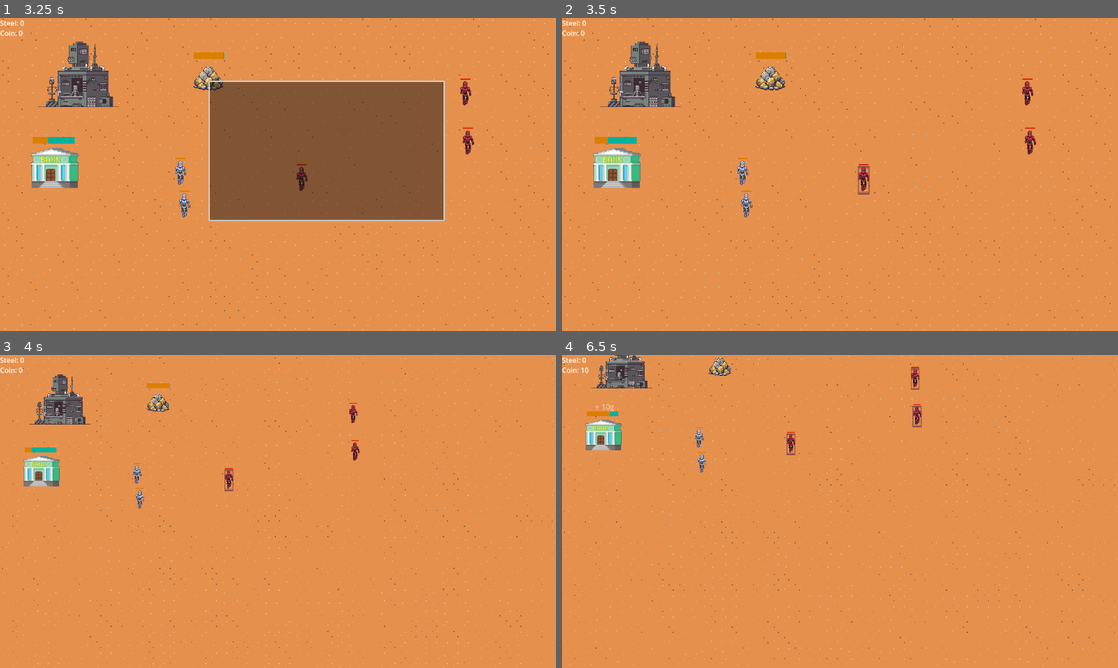
Above: before the commit, frames 1-4 (two rows, left to right).
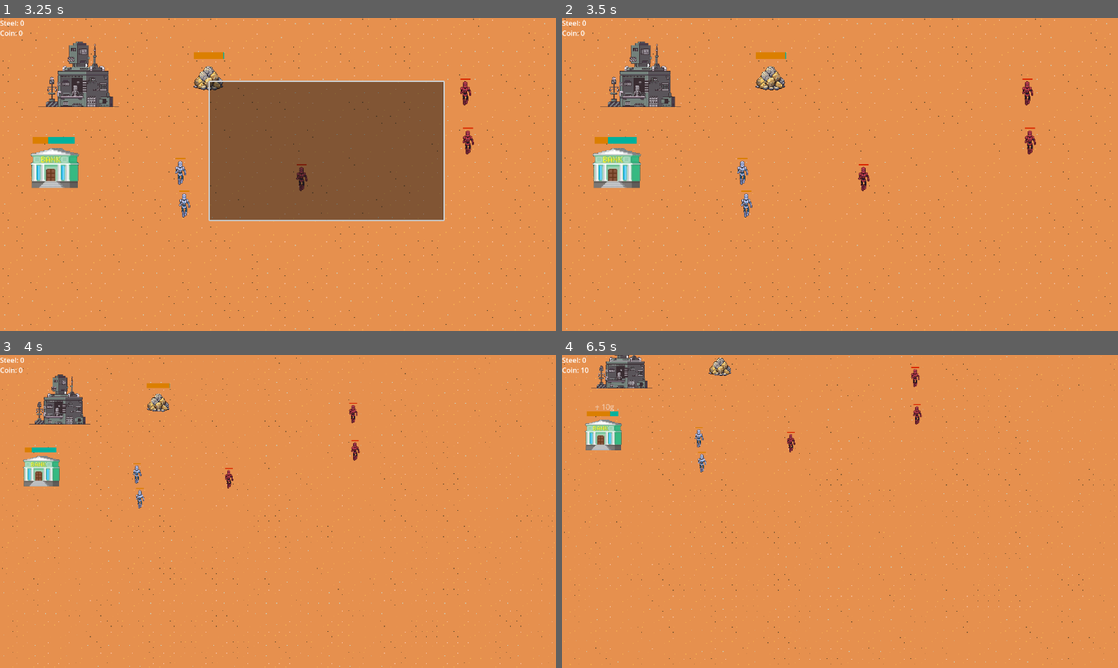
Above: after the commit, the same moments.

Repository: miicchhii/fhtw-sepj
Game: Godot game, scene res://scenes/world/world.tscn
The game is run twice, just before and just after one commit, with the same random seed, the same clock (stepped at 60 frames per second) and the same inputs.
Inputs (mouse positions are in pixels of both pictures, inside the frame that each line leads up to):
- Up to frame 1 (3.25 s): tap Enter at 0.5 s; drag from (77, 74) to (211, 80) at 0.52 s; click "Yes" at 1.25 s; click "No" at 2 s; tap Space at 2.75 s; drag from (444, 221) to (211, 80) at 2.77 s
- Up to frame 2 (3.5 s): no input
- Up to frame 3 (4 s): move the mouse to (111, 464) at 3.52 s; hold Left (ui_left) from 3.53 s (still down); tap Mouse wheel down (WheelDown) at 3.6 s
- Up to frame 4 (6.5 s): release Left (ui_left) at 4.25 s; tap Enter at 4.25 s; drag from (867, 511) to (673, 464) at 4.27 s; move the mouse to (756, 433) at 5.02 s; hold Down (ui_down) 5.03-5.75 s; hold 2 (policy_chase) 5.03-5.75 s; drag from (962, 495) to (717, 370) at 5.77 s

Frame 1 is identical in both runs. In frame 2, less than 0.1% of the frame differs, in the area x 53-56%, y 47-57%; in frame 3, less than 0.1%; in frame 4, 0.1%, in the area x 40-65%, y 4-32%.

Commit message:
Enemies attacking + selection fix
Changes:
- added possibility for enemies to attack friendly units (code could be refactored and written better)
- fixed a selection bug for when drawing the selection square over a previously killed enemy unit resulted in crashing

Diff:
--- a/game/scripts/core/Game.gd
+++ b/game/scripts/core/Game.gd
@@ -147,21 +147,35 @@
 
 func _on_area_selected(object):
 	var start = object.start
-	var end = object.end
-	var area = []
-	area.append(Vector2(min(start.x, end.x), min(start.y, end.y)))
-	area.append(Vector2(max(start.x, end.x), max(start.y, end.y)))
-	var ut = get_units_in_area(area)
-	for u in units:
-		u.set_selected(false)
+	var end   = object.end
+
+	var a0 = Vector2(min(start.x, end.x), min(start.y, end.y))
+	var a1 = Vector2(max(start.x, end.x), max(start.y, end.y))
+
+	var ut = get_units_in_area([a0, a1])   # your area query that reads from "ally"
+
+	# 1) Deselect all *live* allies
+	for u in get_tree().get_nodes_in_group("ally"):
+		if u != null and is_instance_valid(u) and u.has_method("set_selected"):
+			u.set_selected(false)
+
+	# 2) Select the ones inside the area
 	for u in ut:
-		u.set_selected(!u.selected)
+		if u != null and is_instance_valid(u) and u.has_method("set_selected"):
+			u.set_selected(true)   # or toggle if you prefer
 
 
-func get_units_in_area(area):
-	var u = []
-	for unit in units:
-		if unit.position.x > area[0].x and unit.position.x < area[1].x:
-			if unit.position.y > area[0].y and unit.position.y < area[1].y:
-				u.append(unit)
-	return u
+
+func get_units_in_area(area: Array) -> Array:
+	# area[0] and area[1] might be any corners; normalize first
+	var a0 := Vector2(min(area[0].x, area[1].x), min(area[0].y, area[1].y))
+	var a1 := Vector2(max(area[0].x, area[1].x), max(area[0].y, area[1].y))
+
+	var selected: Array = []
+	for unit in get_tree().get_nodes_in_group("ally"):
+		if unit == null or not is_instance_valid(unit):
+			continue
+		var p: Vector2 = unit.global_position
+		if p.x >= a0.x and p.x <= a1.x and p.y >= a0.y and p.y <= a1.y:
+			selected.append(unit)
+	return selected
--- a/game/scripts/units/RTSUnit.gd
+++ b/game/scripts/units/RTSUnit.gd
@@ -39,7 +39,8 @@
 		set_selected(selected)
 		# tint enemy red
 		modulate = Color(1.0, 0.314, 0.335, 1.0)   # light red shade
-	# keep the rest of your existing _ready() content
+	else:
+		add_to_group("ally")
 	_update_hp_bar()
 
 	set_selected(selected)
@@ -110,6 +111,29 @@
 						$AnimationPlayer.play("Attack") # ok if missing
 					_atk_cd = attack_cooldown
 
+		# --- Enemy units: attack ONLY when an ally is already in range ---
+	if is_enemy:
+		# clear invalid target
+		if attack_target and not is_instance_valid(attack_target):
+			attack_target = null
+
+		# acquire a target only if it's already inside attack_range
+		if attack_target == null:
+			attack_target = _pick_ally_in_range(attack_range)
+
+		if attack_target:
+			var d := position.distance_to(attack_target.global_position)
+			if d > attack_range:
+				attack_target = null             # do not chase
+			else:
+				_atk_cd -= delta
+				if _atk_cd <= 0.0:
+					if is_instance_valid(attack_target) and attack_target.has_method("apply_damage"):
+						attack_target.apply_damage(attack_damage)
+					if has_node("AnimationPlayer"):
+						$AnimationPlayer.play("Attack")
+					_atk_cd = attack_cooldown
+
 
 
 func apply_damage(amount: int) -> void:
@@ -136,3 +160,15 @@
 			best = n
 			best_d = d
 	return best
+
+func _pick_ally_in_range(radius: float) -> Node:
+	var best: Node = null
+	var best_d: float = INF
+	for n in get_tree().get_nodes_in_group("ally"):
+		if not is_instance_valid(n):
+			continue
+		var d := position.distance_to(n.global_position)
+		if d <= radius and d < best_d:
+			best = n
+			best_d = d
+	return best
